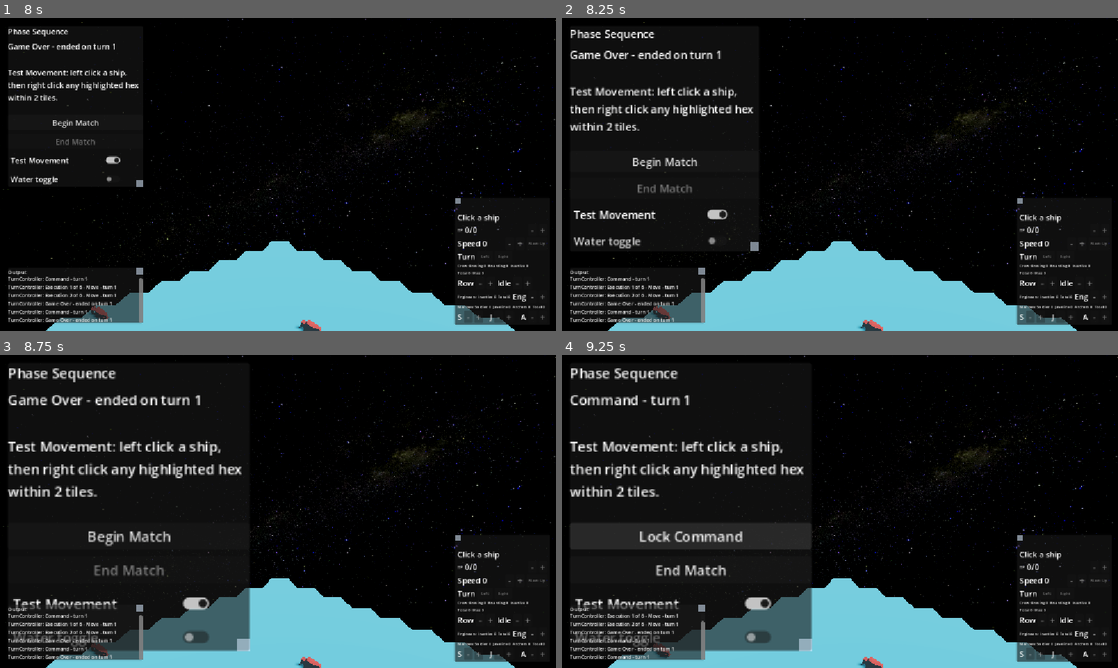
Above: before the commit, frames 1-4 (two rows, left to right).
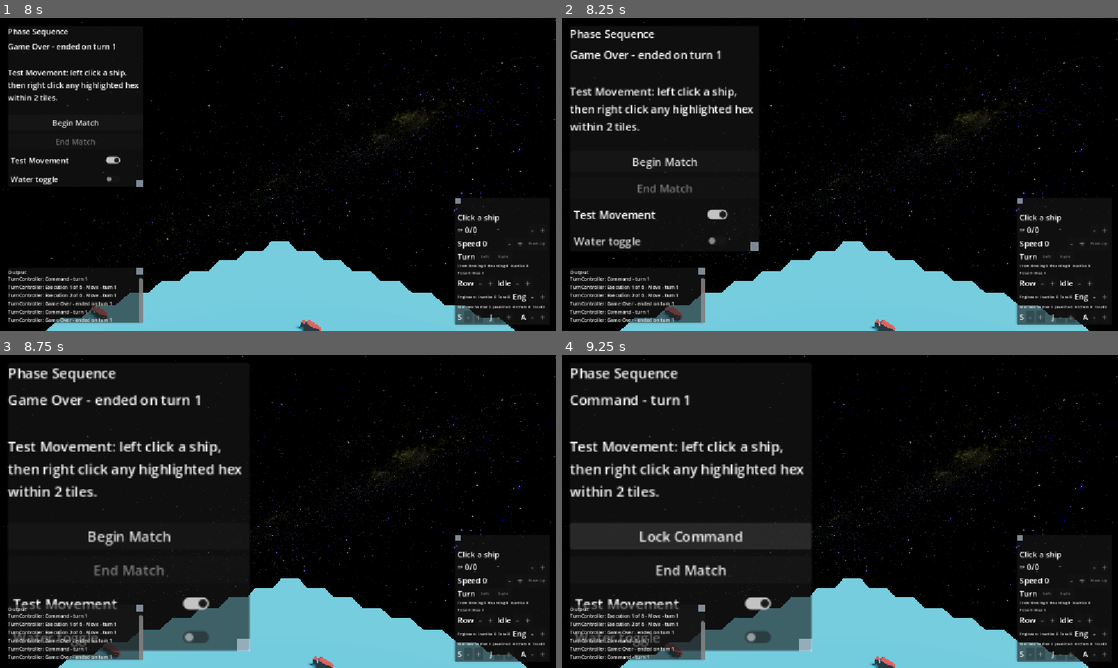
Above: after the commit, the same moments.

Repository: SamEBart/COM_429_RammingSpeed
Game: Godot game, scene res://scenes/GameScene.tscn
The game is run twice, just before and just after one commit, with the same random seed, the same clock (stepped at 60 frames per second) and the same inputs.
Inputs (mouse positions are in pixels of both pictures, inside the frame that each line leads up to):
- Up to frame 1 (8 s): click "Begin Match" at 0.5 s; click "Lock Command" at 1.25 s; click "Finish Move" at 2 s; click "Finish Long Range Fire" at 2.75 s; click "Finish Boarding" at 3.5 s; click "End Match" at 4.25 s; click "Begin Match" at 5 s; click "End Match" at 5.75 s; click "Test Movement" at 6.5 s; click "Water toggle" at 7.25 s
- Up to frame 2 (8.25 s): tap A (Left) at 8 s; drag from (701, 183) to (895, 105) at 8.02 s
- Up to frame 3 (8.75 s): no input
- Up to frame 4 (9.25 s): click "Begin Match" at 8.75 s

Frame 1 is identical in both runs. In frame 2, 1.5% of the frame differs, in the area x 8-95%, y 71-100%; in frame 3, 1.4%; in frame 4, 1.4%.

Commit message:
fix: re-implemented WASD movement and removed camera rotation

Diff:
--- a/scripts/camera_script.gd
+++ b/scripts/camera_script.gd
@@ -23,19 +23,19 @@
 func move_camera(delta):
 	## Movement
 	var move_vector : Vector3 = Vector3.ZERO
-	if Input.is_action_pressed("ui_up"):
+	if Input.is_action_pressed("Up"):
 		move_vector += -parent.transform.basis.z
-	if Input.is_action_pressed("ui_down"):
+	if Input.is_action_pressed("Down"):
 		move_vector += parent.transform.basis.z
-	if Input.is_action_pressed("ui_left"):
+	if Input.is_action_pressed("Left"):
 		move_vector += -parent.transform.basis.x
-	if Input.is_action_pressed("ui_right"):
+	if Input.is_action_pressed("Right"):
 		move_vector += parent.transform.basis.x
 	## Rotation
-	if Input.is_action_pressed("RotateCameraLeft"):
-		parent.rotate(Vector3.UP, 0.005)
-	if Input.is_action_pressed("RotateCameraRight"):
-		parent.rotate(Vector3.UP, -0.005)
+	#if Input.is_action_pressed("RotateCameraLeft"):
+		#parent.rotate(Vector3.UP, 0.005)
+	#if Input.is_action_pressed("RotateCameraRight"):
+		#parent.rotate(Vector3.UP, -0.005)
 	## Apply movement & rotation
 	if move_vector != Vector3.ZERO:
 		move_vector = move_vector.normalized() * movespeed * delta
